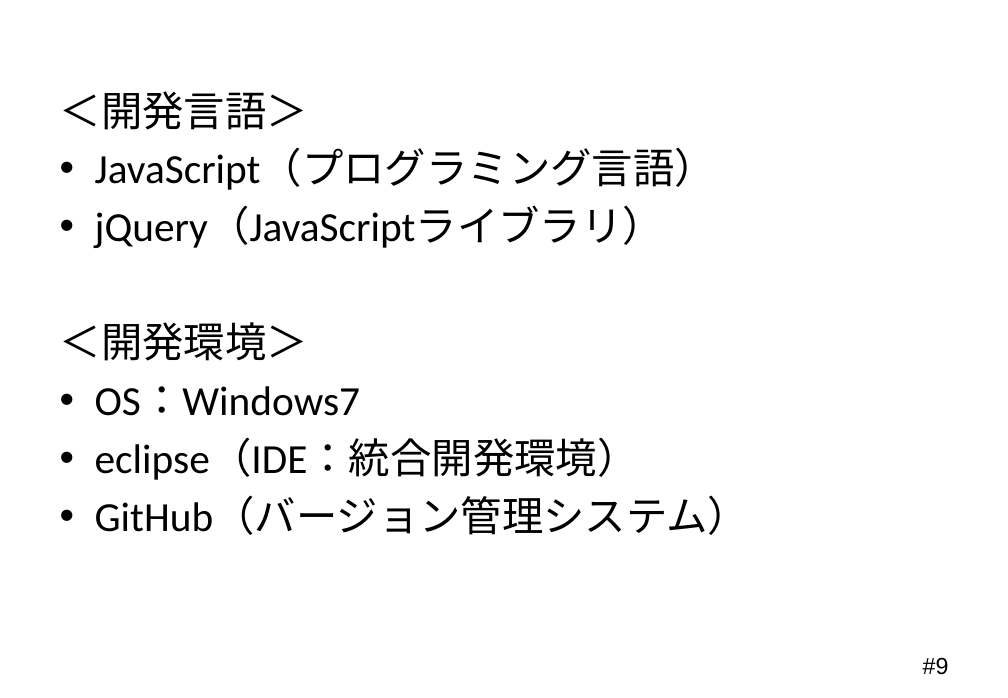
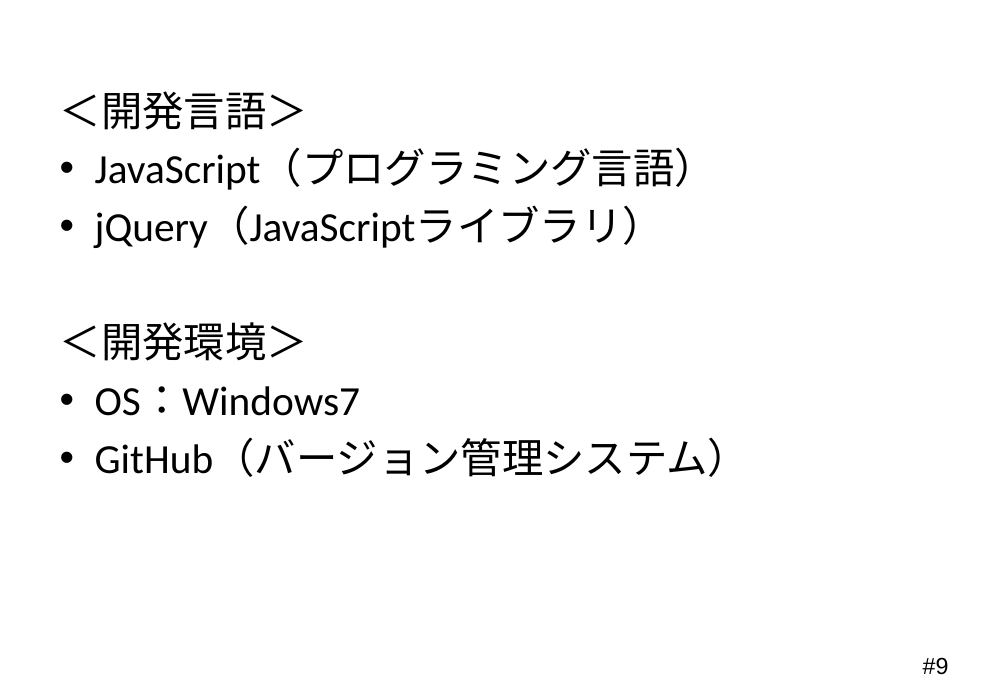
Before and after one commit to Mocchy2/graduation-thesis, a slide deck: slide 9 of 卒業論文 発表用スライド.pptx. Drawn at 1008x698 pixels with LibreOffice and Linux fonts; fonts in the diff are those of the drawing; background and template pictures are left out. Boxes give left, top, right and bottom in pixels: in the first picture for what was removed or moved away, otherwise in the second. Text is boxed around its words. In the diff, an @@ line names an element or a change of style, - is before the commit and + after.

Commit message:
「システム環境」　スライド変更

```diff
--- a/卒業論文 発表用スライド.pptx
+++ b/卒業論文 発表用スライド.pptx
@@ text at <box>95,439,639,480</box>: paragraph removed @@
-• eclipse（IDE：統合開発環境）
```
Also in this commit, not shown: 1 other slide changed.
